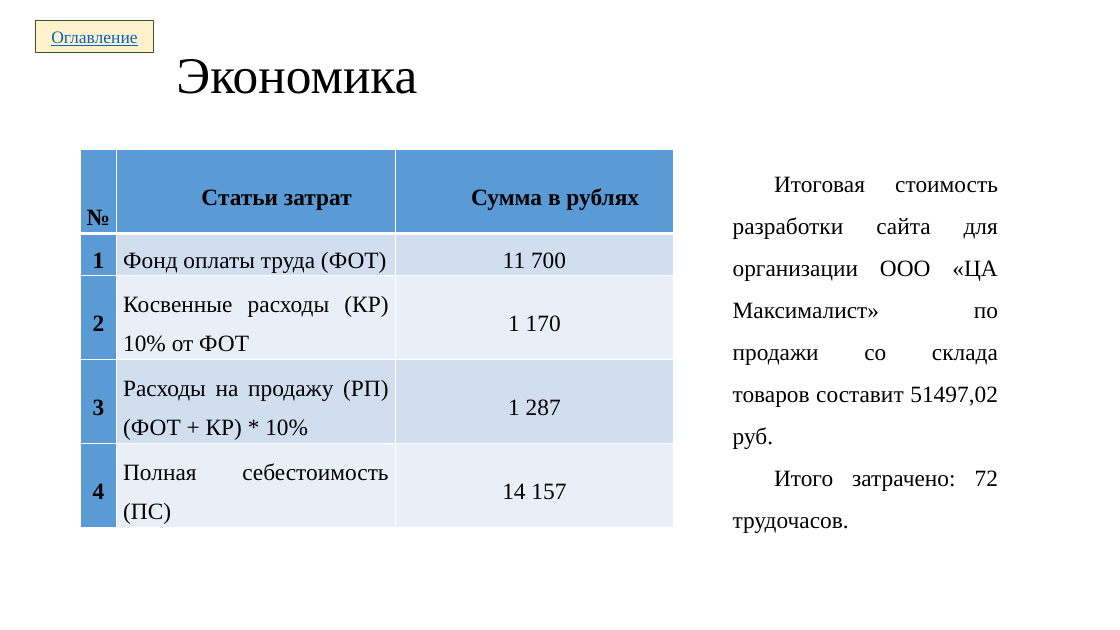
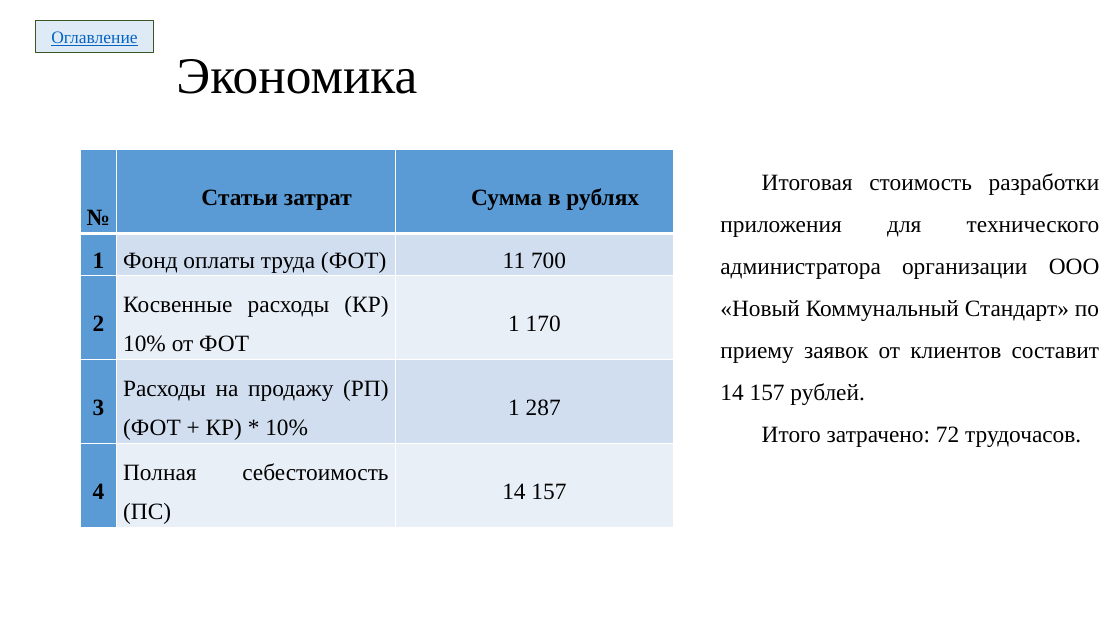
Before and after one commit to tRig7er/DP, a slide deck: slide 10 of Zhukov_Prezentatsia.pptx. Drawn at 1120x630 pixels with LibreOffice and Linux fonts; fonts in the diff are those of the drawing. Boxes give left, top, right and bottom in pixels: in the first picture for what was removed or moved away, otherwise in the second. Text is boxed around its words. In the diff, an @@ line names an element or a change of style, - is before the commit and + after.

```diff
--- a/Zhukov_Prezentatsia.pptx
+++ b/Zhukov_Prezentatsia.pptx
@@ rectangle "Оглавление" at box(35, 20, 154, 52): fill #FFF2CC to #DEEBF7 @@
@@ text "Итоговая стоимость разработки приложения для ...": place and size @@
-text "Итоговая стоимость разработки приложения для ..." at box(733, 176, 998, 533)
+text "Итоговая стоимость разработки приложения для ..." at box(720, 173, 1100, 447)
@@ text at box(720, 173, 1100, 405): text changed @@
-Итоговая стоимость разработки сайта для организации ООО «ЦА Максималист» по продажи со склада товаров составит 51497,02 руб.
+Итоговая стоимость разработки приложения для технического администратора организации ООО «Новый Коммунальный Стандарт» по приему заявок от клиентов составит 14 157 рублей.
```
Also in this commit, not shown: 8 other slides changed.
